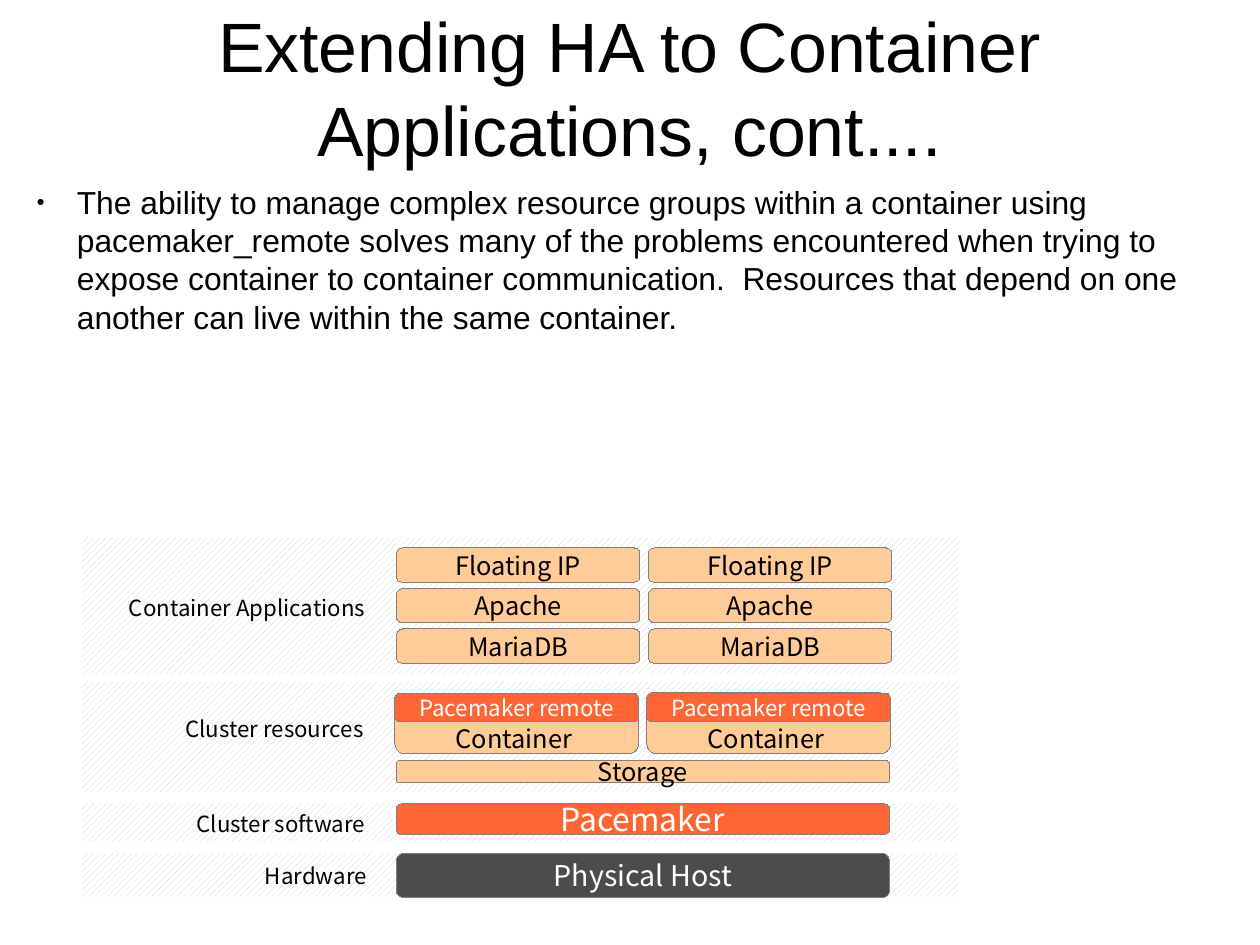
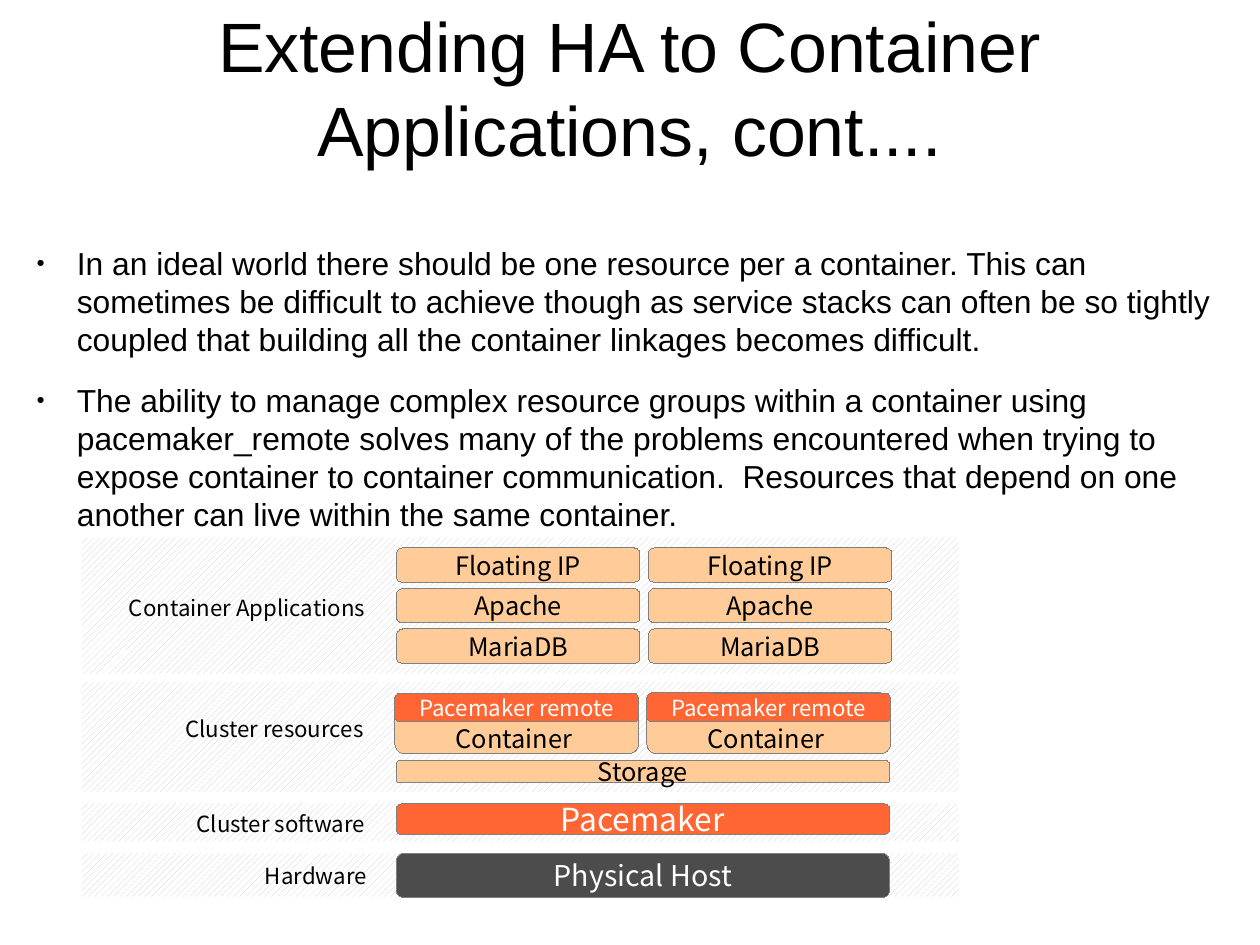
Before and after one commit to davidvossel/phd, a slide deck: slide 19 of doc/presentations/HA_Container_Overview_David_Vossel.odp. Drawn at 1260x945 pixels with LibreOffice and Linux fonts; fonts in the diff are those of the drawing. Boxes give left, top, right and bottom in pixels: in the first picture for what was removed or moved away, otherwise in the second. Text is boxed around its words. In the diff, an @@ line names an element or a change of style, - is before the commit and + after.

Commit message:
Low: presentation updates

```diff
--- a/doc/presentations/HA_Container_Overview_David_Vossel.odp
+++ b/doc/presentations/HA_Container_Overview_David_Vossel.odp
@@ text at (77, 252, 1210, 357): paragraph added @@
+● In an ideal world there should be one resource per a container. This can sometimes be difficult to achieve though as service stacks can often be so tightly coupled that building all the container linkages becomes difficult.
```
Also in this commit, not shown: 1 other slide changed, 1 other file.
